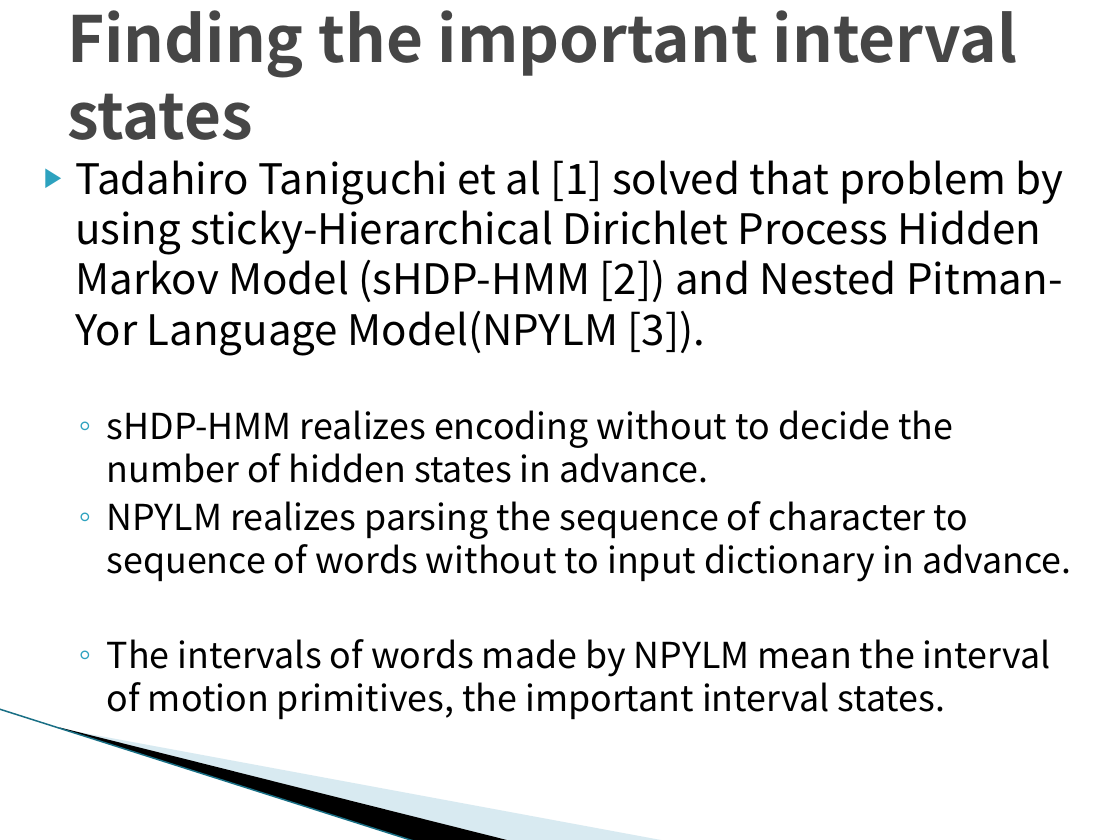
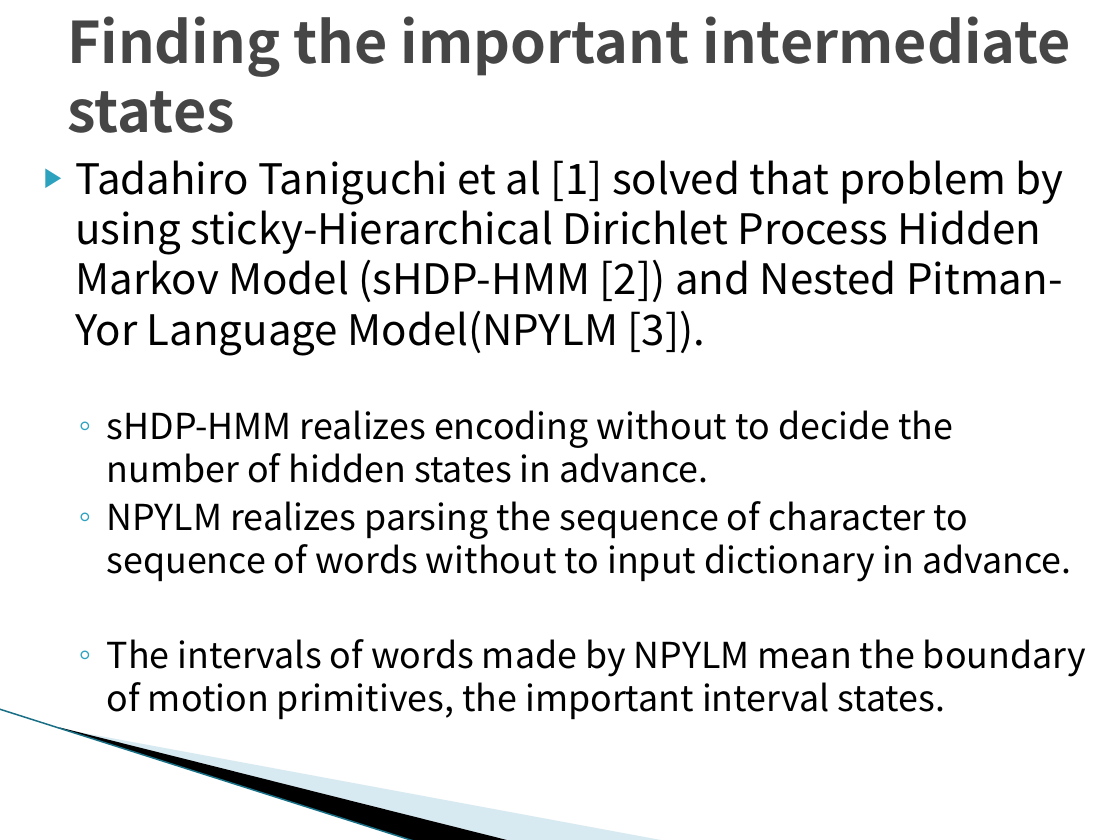
Before and after one commit to TetsuyaKomota/MyMasterStudies, a slide deck: slide 9 of slides/seminar_20170111.pptx. Drawn at 1120x840 pixels with LibreOffice and Linux fonts; fonts in the diff are those of the drawing; background and template pictures are left out. Boxes give left, top, right and bottom in pixels: in the first picture for what was removed or moved away, otherwise in the second. Text is boxed around its words. In the diff, an @@ line names an element or a change of style, - is before the commit and + after.

```diff
--- a/slides/seminar_20170111.pptx
+++ b/slides/seminar_20170111.pptx
@@ title at (67,16,1071,133): text changed; size 41 to 36.9 pt @@
-Finding the important interval states
+Finding the important intermediate states
@@ text at (107,639,1086,720): text changed @@
-  ◦ The intervals of words made by NPYLM mean the interval of motion primitives, the important interval states.
+  ◦ The intervals of words made by NPYLM mean the boundary of motion primitives, the important interval states.
```
Also in this commit, not shown: 7 other slides changed, 1 slide added, 1 slide removed, 1 other file.
